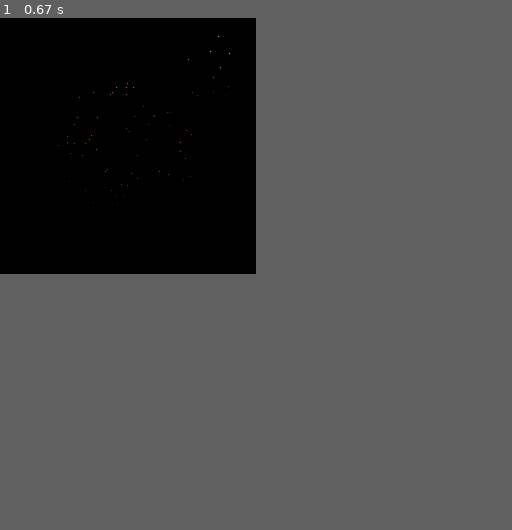
Above: before the commit, frame 1.
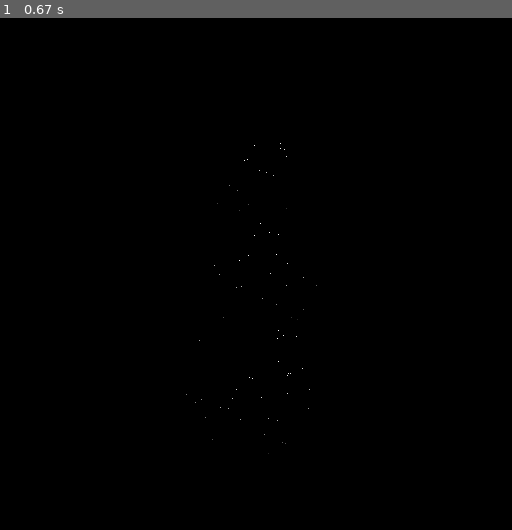
Above: after the commit, the same moment.

Repository: josuemj/Computer-Graphics
Game: pygame game, started from Raytracer2024.py
Same seed, same stepped clock (60 frames per second), same inputs: the game is played once before the commit and once after it.
Inputs:
- Up to frame 1 (0.67 s): no input
The window is 256x256 before the commit and 512x512 after it. Grey fills any space a smaller window leaves; there, only what the larger window draws over its background counts as a difference.

The runs differ from the first frame. In frame 1, less than 0.1% of the frame differs, in the area x 11-62%, y 3-86%.

Commit message:
feat!: Snowman shaped (3 basis spheres)

Diff:
--- a/Raytracer2024.py
+++ b/Raytracer2024.py
@@ -8,8 +8,8 @@
 from lights import *
 
 
-width = 256
-height = 256
+width =  512
+height = 512
 
 screen = pygame.display.set_mode((width, height), pygame.SCALED )
 clock = pygame.time.Clock()
@@ -18,14 +18,23 @@
 
 brick = Material(difuse=[1, 0.2, 0.2], spec=128, Ks=0.25)
 grass = Material(difuse=[0.2, 1.0, 0.2], spec=64, Ks=0.2)
-
+snowy = Material(
+    difuse=[0.95, 0.95, 0.95],
+    spec=128,
+    Ks=0.3
+)
 
 rt.lights.append( DirectionalLight(direction = [-1, -1, -1], intensity = 0.8) )
 rt.lights.append( DirectionalLight(direction = [0.5, -0.5, -1], intensity = 0.8, color = [1,1,1] ))
 rt.lights.append( AmbientLight(intensity=0.1))
 
-rt.scene.append( Sphere(position = [0, 0 , -5], radius = 1.5, material = brick) )
-rt.scene.append( Sphere(position = [1, 1 , -3], radius = 0.5, material = grass) )
+# rt.scene.append( Sphere(position = [0, 0 , -5], radius = 1.5, material = brick) )
+# rt.scene.append( Sphere(position = [1, 1 , -3], radius = 0.5, material = grass) )
+
+rt.scene.append( Sphere(position=[0, 0.6, -2.8], radius=0.3, material=snowy))
+rt.scene.append( Sphere(position=[0, 0, -2.9], radius=0.4, material=snowy))
+rt.scene.append( Sphere(position=[0, -0.7, -3], radius=0.5, material=snowy))
+
 
 
 rt.glRender()
